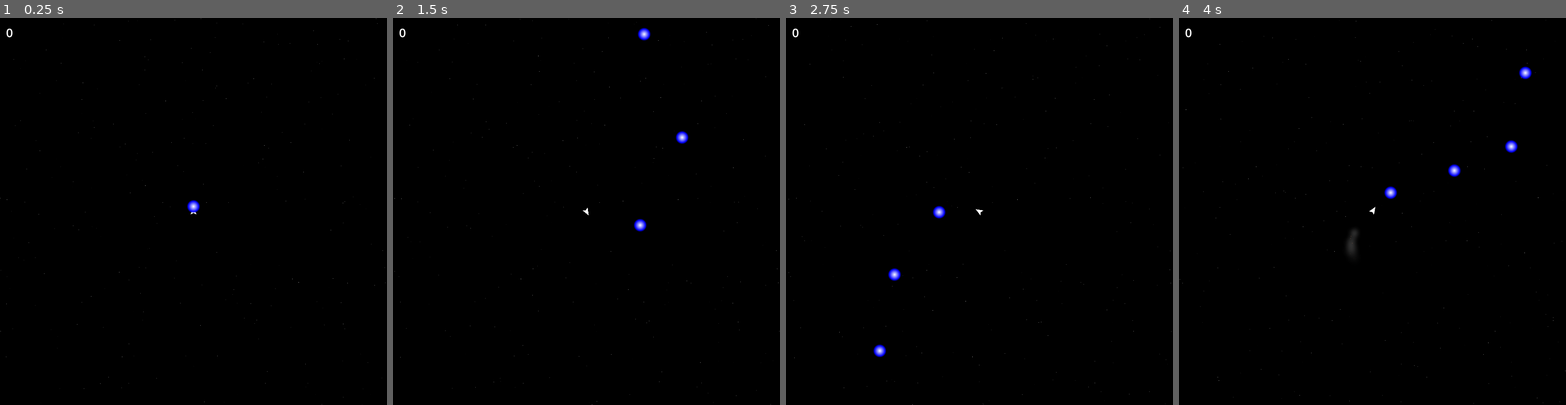
Above: before the commit, frames 1-4 (left to right).
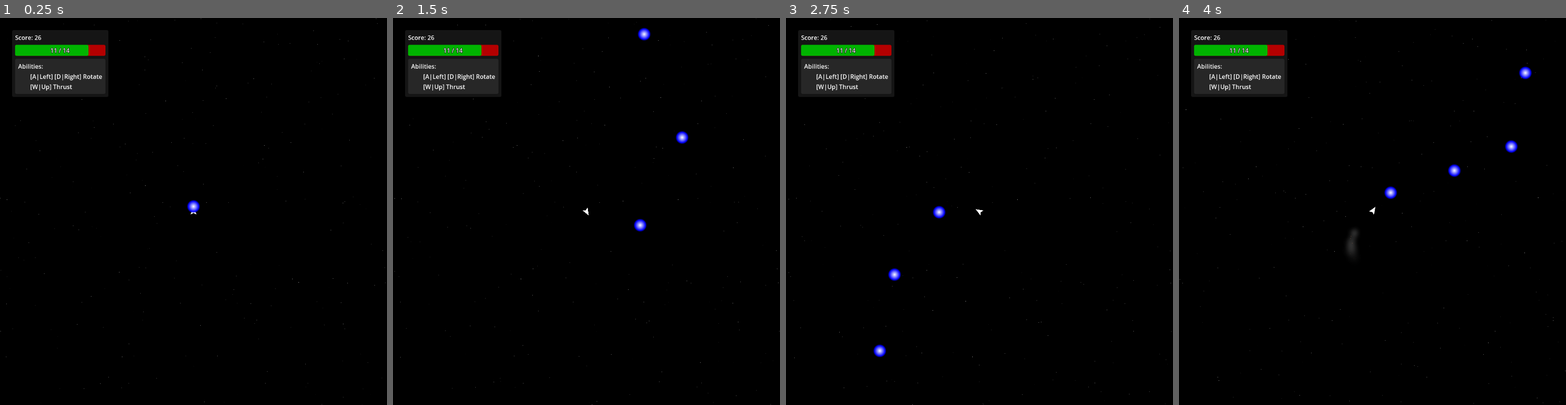
Above: after the commit, the same moments.

Repository: Trantarius/ArcadeGame
Game: Godot game, scene res://main.tscn
The game is run twice, just before and just after one commit, with the same random seed, the same clock (stepped at 60 frames per second) and the same inputs.
Inputs (mouse positions are in pixels of both pictures, inside the frame that each line leads up to):
- Up to frame 1 (0.25 s): no input
- Up to frame 2 (1.5 s): move the mouse to (671, 192) at 0.52 s; hold D (right) 0.53-1.28 s; tap Shift (movement_ability) at 0.6 s; tap Z (attack_ability, bound only after the commit) at 0.8, 1.35 s; move the mouse to (509, 230) at 1.27 s; hold A (left) from 1.28 s (still down)
- Up to frame 3 (2.75 s): tap Shift (movement_ability) at 1.55, 2.1 s; move the mouse to (1018, 126) at 2.02 s; release A (left) at 2.03 s; hold D (right) from 2.03 s (still down); tap Z (attack_ability, bound only after the commit) at 2.3 s
- Up to frame 4 (4 s): move the mouse to (1353, 288) at 2.77 s; release D (right) at 2.78 s; hold W (forward) 2.78-3.53 s; tap Space (shoot) at 2.85 s; tap Shift (movement_ability) at 3.05 s; move the mouse to (1488, 269) at 3.52 s; hold A (left) from 3.53 s (still down); tap Z (attack_ability, bound only after the commit) at 3.6 s

The runs differ from the first frame. In frame 1, 2.9% of the frame differs, in the area x 1-28%, y 2-20%; in frame 2, 2.9%; in frame 3, 2.9%; in frame 4, 2.9%.

Commit message:
more detailed ui display

Diff:
--- a/main.tscn
+++ b/main.tscn
@@ -1,7 +1,7 @@
 [gd_scene load_steps=11 format=3 uid="uid://gvye6ccvjd55"]
 
+[ext_resource type="PackedScene" uid="uid://crylwoyahw6go" path="res://ui/info_panel.tscn" id="2_8k6rt"]
 [ext_resource type="PackedScene" uid="uid://ccgupredk0a3f" path="res://player/player.tscn" id="3_d6lla"]
-[ext_resource type="Script" path="res://ui/score_display.gd" id="3_ms2pv"]
 [ext_resource type="PackedScene" uid="uid://cb3satgchcg1i" path="res://spiky/spiky.tscn" id="5_cgv82"]
 [ext_resource type="Script" path="res://asteroid/AsteroidSpawner.gd" id="5_hea7j"]
 [ext_resource type="Script" path="res://PickupSpawner.gd" id="6_0lnqi"]
@@ -16,13 +16,8 @@
 [node name="UILayer" type="CanvasLayer" parent="."]
 layer = 2
 
-[node name="ScoreDisplay" type="Label" parent="UILayer"]
-offset_left = 16.0
-offset_top = 16.0
-offset_right = 16.0
-offset_bottom = 16.0
-theme_override_font_sizes/font_size = 32
-script = ExtResource("3_ms2pv")
+[node name="InfoPanel" parent="UILayer" instance=ExtResource("2_8k6rt")]
+anchors_preset = 0
 
 [node name="Player" parent="." instance=ExtResource("3_d6lla")]
 
--- a/player/Player.gd
+++ b/player/Player.gd
@@ -10,7 +10,10 @@
 ## Time until the next shot can be taken
 var shot_timer:float
 ## Total value of all enemies this player has killed
-var score:float
+var score:float:
+	set(to):
+		score=to
+		score_changed.emit(score)
 
 var movement_ability:PlayerAbility:
 	set(to):
@@ -19,13 +22,11 @@
 			movement_ability = to
 			if(is_instance_valid(old)):
 				remove_child(old)
+				old.queue_free()
 			if(is_instance_valid(movement_ability)):
 				add_child(movement_ability)
-			ability_changed.emit(old,movement_ability)
-			if(is_instance_valid(old)):
-				old.queue_free()
 
-signal ability_changed(from:PlayerAbility,to:PlayerAbility)
+signal score_changed(to:float)
 
 func _on_death(damage:Damage)->void:
 	# ensure camera stays around after player dies
--- a/project.godot
+++ b/project.godot
@@ -24,6 +24,10 @@
 
 window/size/viewport_width=1024
 window/size/viewport_height=1024
+
+[filesystem]
+
+import/blender/enabled=false
 
 [input]
 
@@ -61,6 +65,11 @@
 "events": [Object(InputEventKey,"resource_local_to_scene":false,"resource_name":"","device":-1,"window_id":0,"alt_press …(182 unchanged characters)…
 ]
 }
+attack_ability={
+"deadzone": 0.5,
+"events": [Object(InputEventKey,"resource_local_to_scene":false,"resource_name":"","device":-1,"window_id":0,"alt_pressed":false,"shift_pressed":false,"ctrl_pressed":false,"meta_pressed":false,"pressed":false,"keycode":0,"physical_keycode":90,"key_label":0,"unicode":122,"echo":false,"script":null)
+]
+}
 
 [layer_names]
 
--- /dev/null
+++ b/ui/info_panel.gd
@@ -0,0 +1,124 @@
+@tool
+extends Control
+
+@onready var score_label:Label = $VBoxContainer/ScoreLabel
+
+@export var score:float:
+	set(to):
+		score = to
+		if(is_inside_tree()):
+			update_score()
+
+func update_score()->void:
+	score_label.text = "Score: " + str(floori(score))
+
+@onready var health_bar:ProgressBar = $VBoxContainer/HealthBar
+@onready var health_bar_label:Label = $VBoxContainer/HealthBar/Label
+
+@export var health:float:
+	set(to):
+		health = to
+		if(is_inside_tree()):
+			update_health()
+
+@export var max_health:float:
+	set(to):
+		max_health = to
+		if(is_inside_tree()):
+			update_health()
+
+func update_health()->void:
+	health_bar.max_value = max_health
+	health_bar.value = health
+	health_bar_label.text = str(ceili(health)) + ' / ' + str(ceili(max_health))
+
+@onready var ability_list:VBoxContainer = $VBoxContainer/PanelContainer/VBoxContainer/MarginContainer/VBoxContainer
+
+@export var include_controls_in_abilities:bool = true:
+	set(to):
+		include_controls_in_abilities = to
+		if(is_inside_tree()):
+			update_abilities()
+
+@export var include_basic_controls_in_abilities:bool = false:
+	set(to):
+		include_basic_controls_in_abilities = to
+		if(is_inside_tree()):
+			update_abilities()
+
+@export var abilities:Array[PlayerAbility]:
+	set(to):
+		abilities=to
+		if(is_inside_tree()):
+			update_abilities()
+
+func update_abilities()->void:
+	for child:Node in ability_list.get_children():
+		child.queue_free()
+
+	if(include_basic_controls_in_abilities && include_controls_in_abilities):
+		add_ability_entry(get_controls_string(&'left')+' '+get_controls_string(&'right')+' Rotate')
+		add_ability_entry(get_controls_string(&'forward')+' Thrust')
+
+	for ability:PlayerAbility in abilities:
+		if(is_instance_valid(ability)):
+			add_ability_entry(get_ability_string(ability))
+
+func add_ability_entry(entry:String)->void:
+	var lbl:Label = Label.new()
+	lbl.text = entry
+	ability_list.add_child(lbl)
+
+
+var player:Player
+
+# Called when the node enters the scene tree for the first time.
+func _ready() -> void:
+	update_score()
+	update_health()
+	update_abilities()
+	if(!Engine.is_editor_hint()):
+		player = get_tree().get_first_node_in_group('Players')
+		if(is_instance_valid(player)):
+			player.score_changed.connect(_on_player_score_changed)
+
+
+func _on_player_score_changed(to:float)->void:
+	score=to
+
+func _on_player_child_added(child:Node)->void:
+	if(child is PlayerAbility):
+		abilities.push_back(child)
+
+func _on_player_child_removed(child:Node)->void:
+	if(child is PlayerAbility):
+		abilities.erase(child)
+
+func get_ability_string(ability:PlayerAbility)->String:
+	if(include_controls_in_abilities):
+		var ret:String
+		match ability.equip_type:
+			PlayerAbility.PASSIVE:
+				ret = '[Passive]'
+			PlayerAbility.MOVEMENT:
+				ret = get_controls_string(&'movement_ability')
+			PlayerAbility.ATTACK:
+				ret = get_controls_string(&'attack_ability')
+
+		ret += ' ' + ability.ability_name
+		return ret
+	else:
+		return ability.ability_name
+
+func get_controls_string(action:StringName)->String:
+	var ret:String
+	var events:Array[InputEvent] = InputMap.action_get_events(action)
+	if(events.is_empty()):
+		ret = '[]'
+	else:
+		ret = '['
+		ret += events[0].as_text().trim_suffix(' (Physical)')
+		for i in range(1,events.size()):
+			ret += '|' + events[i].as_text().trim_suffix(' (Physical)')
+		ret += ']'
+	return ret
--- /dev/null
+++ b/ui/info_panel.tscn
@@ -0,0 +1,98 @@
+[gd_scene load_steps=6 format=3 uid="uid://crylwoyahw6go"]
+
+[ext_resource type="Script" path="res://ui/info_panel.gd" id="1_40lju"]
+
+[sub_resource type="StyleBoxFlat" id="StyleBoxFlat_mww2x"]
+content_margin_left = 8.0
+content_margin_top = 8.0
+content_margin_right = 8.0
+content_margin_bottom = 8.0
+bg_color = Color(0.0823529, 0.0823529, 0.0823529, 1)
+corner_radius_top_left = 4
+corner_radius_top_right = 4
+corner_radius_bottom_right = 4
+corner_radius_bottom_left = 4
+
+[sub_resource type="StyleBoxFlat" id="StyleBoxFlat_5k0ol"]
+bg_color = Color(0.705882, 0, 0, 1)
+corner_radius_top_left = 4
+corner_radius_top_right = 4
+corner_radius_bottom_right = 4
+corner_radius_bottom_left = 4
+
+[sub_resource type="StyleBoxFlat" id="StyleBoxFlat_n7qql"]
+bg_color = Color(0, 0.705882, 0, 1)
+corner_radius_top_left = 4
+corner_radius_top_right = 4
+corner_radius_bottom_right = 4
+corner_radius_bottom_left = 4
+
+[sub_resource type="StyleBoxFlat" id="StyleBoxFlat_7nde7"]
+content_margin_left = 8.0
+content_margin_top = 8.0
+content_margin_right = 8.0
+content_margin_bottom = 8.0
+bg_color = Color(0.152941, 0.152941, 0.152941, 1)
+corner_radius_top_left = 4
+corner_radius_top_right = 4
+corner_radius_bottom_right = 4
+corner_radius_bottom_left = 4
+
+[node name="InfoPanel" type="PanelContainer"]
+anchors_preset = -1
+offset_left = 32.0
+offset_top = 32.0
+theme_override_styles/panel = SubResource("StyleBoxFlat_mww2x")
+script = ExtResource("1_40lju")
+score = 26.155
+health = 10.57
+max_health = 13.025
+include_basic_controls_in_abilities = true
+
+[node name="VBoxContainer" type="VBoxContainer" parent="."]
+layout_mode = 2
+theme_override_constants/separation = 8
+
+[node name="ScoreLabel" type="Label" parent="VBoxContainer"]
+layout_mode = 2
+text = "Score: 26"
+
+[node name="HealthBar" type="ProgressBar" parent="VBoxContainer"]
+custom_minimum_size = Vector2(0, 29.205)
+layout_mode = 2
+theme_override_styles/background = SubResource("StyleBoxFlat_5k0ol")
+theme_override_styles/fill = SubResource("StyleBoxFlat_n7qql")
+max_value = 13.025
+value = 10.57
+show_percentage = false
+
+[node name="Label" type="Label" parent="VBoxContainer/HealthBar"]
+layout_mode = 1
+anchors_preset = 15
+anchor_right = 1.0
+anchor_bottom = 1.0
+grow_horizontal = 2
+grow_vertical = 2
+theme_override_colors/font_outline_color = Color(0, 0, 0, 1)
+theme_override_constants/outline_size = 4
+text = "11 / 14"
+horizontal_alignment = 1
+vertical_alignment = 1
+
+[node name="PanelContainer" type="PanelContainer" parent="VBoxContainer"]
+layout_mode = 2
+theme_override_styles/panel = SubResource("StyleBoxFlat_7nde7")
+
+[node name="VBoxContainer" type="VBoxContainer" parent="VBoxContainer/PanelContainer"]
+layout_mode = 2
+
+[node name="Label" type="Label" parent="VBoxContainer/PanelContainer/VBoxContainer"]
+layout_mode = 2
+text = "Abilities:"
+
+[node name="MarginContainer" type="MarginContainer" parent="VBoxContainer/PanelContainer/VBoxContainer"]
+layout_mode = 2
+theme_override_constants/margin_left = 32
+
+[node name="VBoxContainer" type="VBoxContainer" parent="VBoxContainer/PanelContainer/VBoxContainer/MarginContainer"]
+layout_mode = 2
--- a/ui/score_display.gd
+++ /dev/null
@@ -1,15 +0,0 @@
-extends Label
-
-
-# Called when the node enters the scene tree for the first time.
-func _ready() -> void:
-	text = str(0)
-	var player:Player = get_tree().get_first_node_in_group('Players')
-	player.kill.connect(_on_player_kill.bind(player))
-
-
-func _on_player_kill(_ignore:Damage,player:Player)->void:
-	# wait a frame in case any other on-kill effects alter the score
-	await get_tree().process_frame
-	if(is_instance_valid(player)):
-		text = str(int(player.score))
Binary file removed: circle.png
Binary file added: icon_background.png
Not shown, changed: icon_background.png.import
Not shown, changed: .gitignore
Not shown, added: blender/IconBackground.blend
